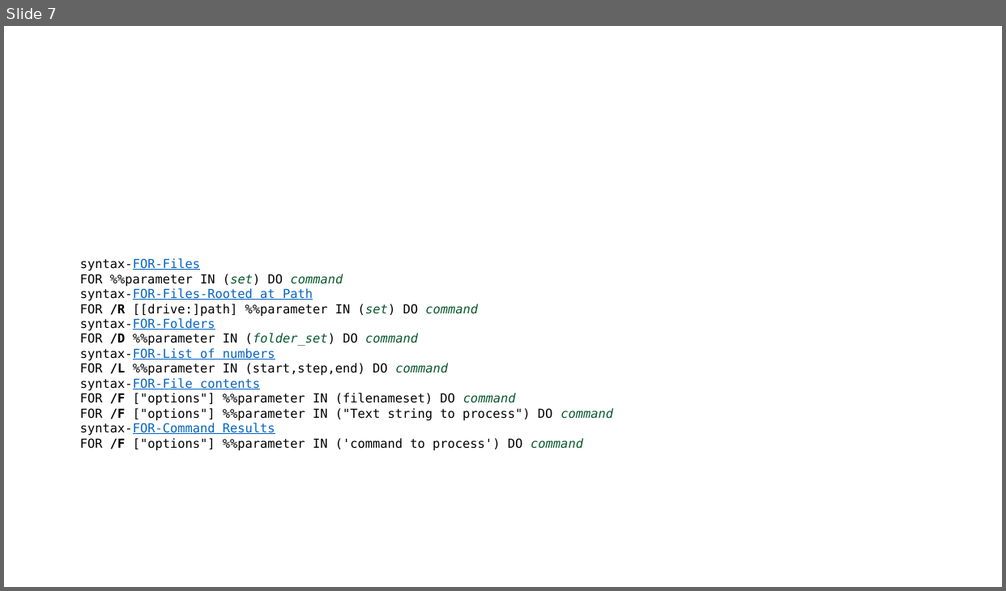
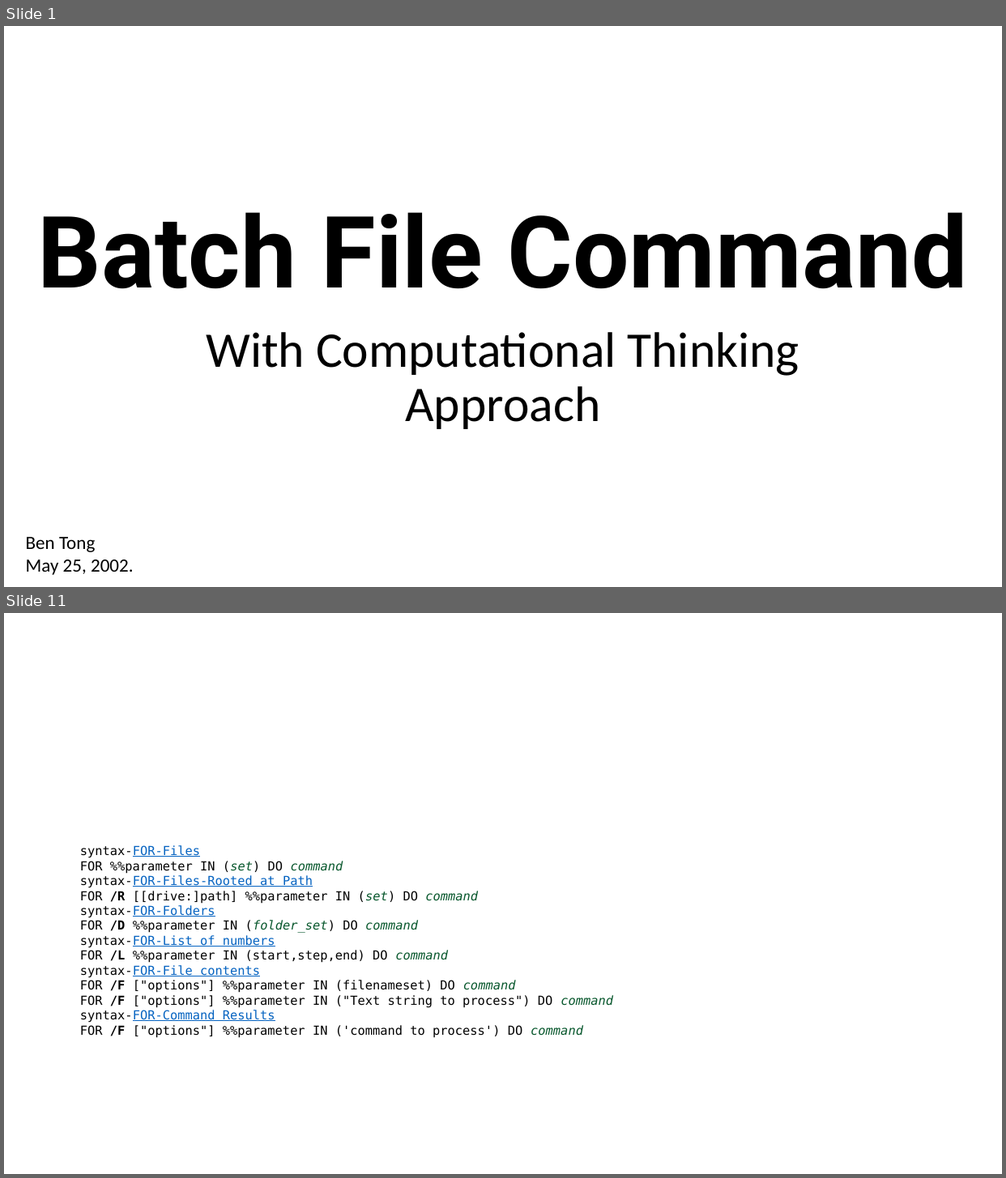
Before and after one commit to bentonglove/DosBatch, a slide deck: Dos Batch Script_Training_2022_Jul.pptx. Shown one above the other, each under a label of ours: slide 7 before the commit, slides 1 and 11 after it; the slides between them are not shown. The pictures are 1006x591 and 1006x1178 pixels, drawn with LibreOffice and Linux fonts; fonts in the diff are those of the drawing. Boxes give left, top, right and bottom in pixels: in the first picture for what was removed or moved away, otherwise in the second. Text is boxed around its words. In the diff, an @@ line names an element or a change of style, - is before the commit and + after.

```diff
--- a/Dos Batch Script_Training_2022_Jul.pptx
+++ b/Dos Batch Script_Training_2022_Jul.pptx
@@ slide 1 added at bbox=[4, 26, 1002, 587], background #FFFFFF @@
@@ title added at bbox=[38, 212, 968, 289], 96 pt, text #000000, bold @@
+Batch File Command
@@ subtitle added at bbox=[206, 332, 799, 429], 48 pt, text #000000 @@
+With Computational Thinking Approach
@@ text added at bbox=[26, 537, 134, 575], 18 pt, text #000000 @@
+Ben Tong
+May 25, 2002.
@@ what was slide 7 is now slide 11 @@
```
Also in this commit, not shown: 1 slide changed, 8 other slides added, 3 slides removed, 3 other files.
